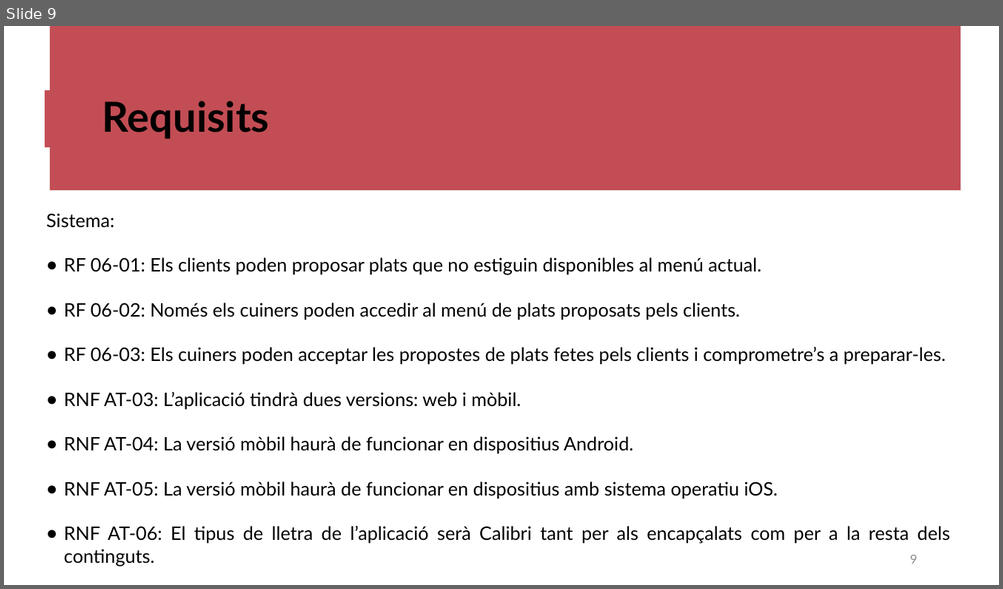
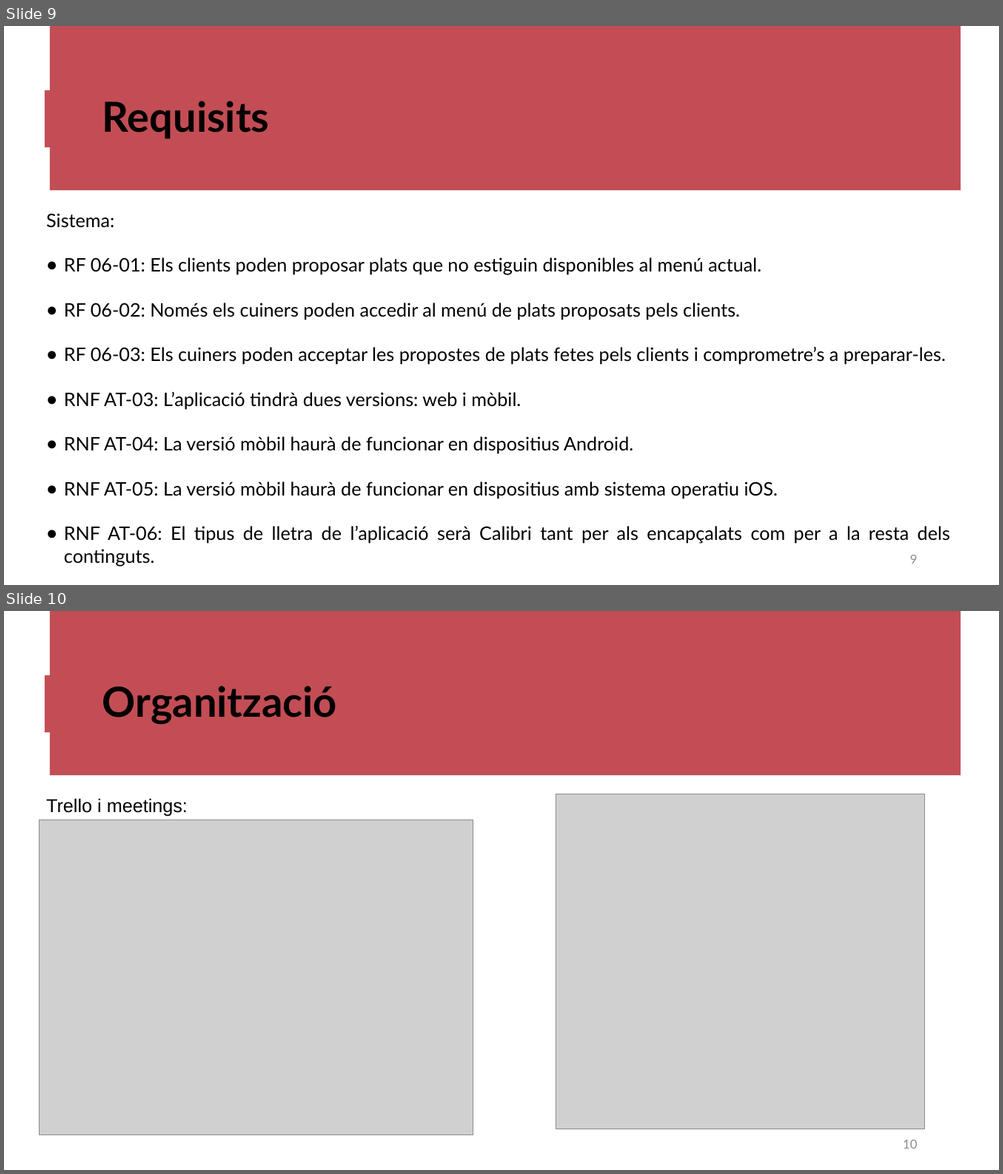
Before and after one commit to oscar-123458/ES26UAB-411-09, a slide deck: documents/Sprint_Review1_411_09.pptx. Shown one above the other, each under a label of ours: slide 9 before the commit, slides 9 and 10 after it. The pictures are 1003x589 and 1003x1174 pixels, drawn with LibreOffice and Linux fonts; fonts in the diff are those of the drawing; grey boxes stand for pictures. Boxes give left, top, right and bottom in pixels: in the first picture for what was removed or moved away, otherwise in the second. Text is boxed around its words. In the diff, an @@ line names an element or a change of style, - is before the commit and + after.

```diff
--- a/documents/Sprint_Review1_411_09.pptx
+++ b/documents/Sprint_Review1_411_09.pptx
@@ slide 10 added at <box>4,611,999,1170</box>, background #FFFFFF; not listed: 3 template elements that a slide beside it also shows @@
@@ text added at <box>102,686,337,724</box>, 40 pt, text #000000, bold @@
+Organització
@@ text added at <box>46,798,188,817</box>, 18 pt, text #000000 @@
+Trello i meetings:
@@ picture added at <box>556,794,924,1129</box> @@
@@ picture added at <box>39,820,472,1134</box> @@
@@ page number added at <box>902,1140,916,1149</box>, 12 pt, text #8B8B8B @@
+10
```
Also in this commit, not shown: 2 slides changed, 5 other files.
